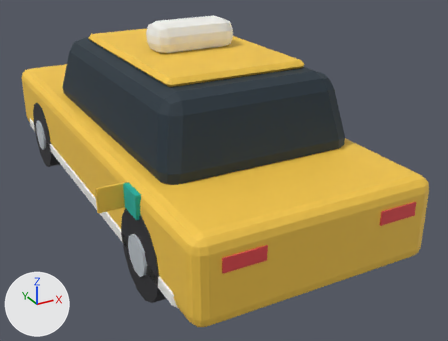
Two versions of the glTF model public/models/taxi.glb, one commit apart.
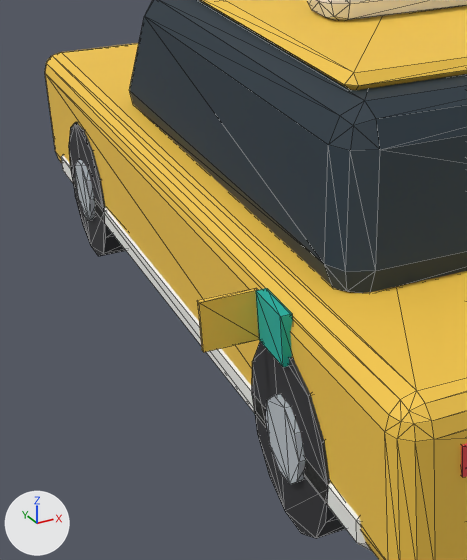
Old and new are each drawn whole from a 50 mm camera at (-2.2, -4.87, 2.59) aimed at (0.24, -0.43, 0.37) and again close up on the part from 0% to 50% of the width and 13% to 92% of the height. Lighting does not change. The marker at lower left points along +X, +Y and +Z. The last two pictures show the newer version. The close-ups show mesh edges as thin lines. Where no turn or scale is listed for an object, it has been applied to the vertices. Vertices at exactly the same position are counted once.

The first close-up shows 'taxi'.
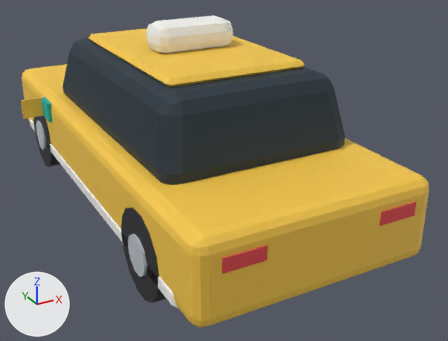
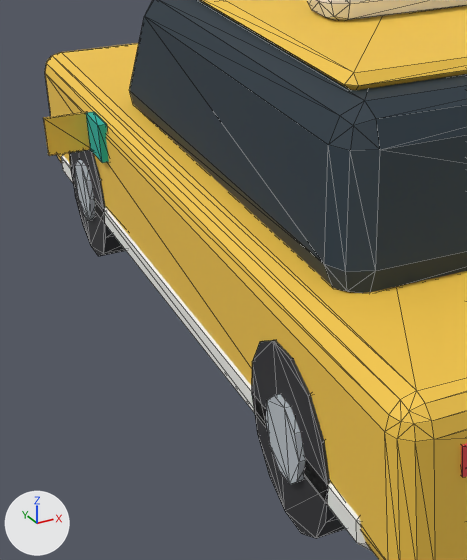
Boxes [x1, y1, x2, y2] around the edits, measured in the close-ups (467 x 560 px; the box of a moved part takes in the faces that stretch with it):
'taxi', reshaped
    before: [45, 0, 467, 560]
    after: [43, 0, 467, 560]
part 1 of me_taxi, moved or reshaped
    before: [256, 288, 293, 367]
    after: [86, 112, 109, 163]
part 2 of me_taxi, moved or reshaped
    before: [197, 288, 259, 352]
    after: [43, 111, 90, 156]

What changed in the scene script:
```text
Change me_taxi:
    where me_taxi.from_pydata(...)  # 520 vertices, 964 faces; spans x -1.05..1.05, y -2.21..2.21, z -0.85..0.85
    used by ob_taxi; location = (-0.095, 0.0, 0.854)
    me_taxi part 1: the loose piece of 8 vertices spanning x -0.86..-0.82, y -1.41..-1.19, z -0.21..-0.03 is moved by (0.0, 2.25, 0.0)
    me_taxi part 2: the loose piece of 8 vertices spanning x -1.05..-0.85, y -1.19..-1.17, z -0.21..-0.03 is moved by (0.0, 2.25, 0.0)
```
